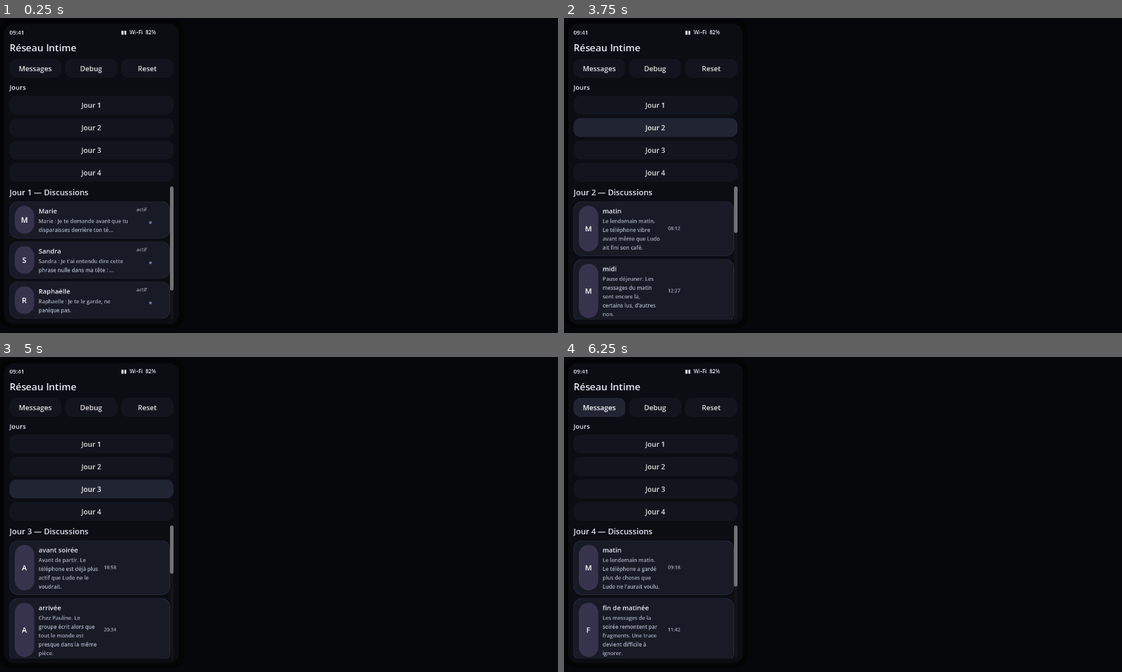
Above: before the commit, frames 1-4 (two rows, left to right).
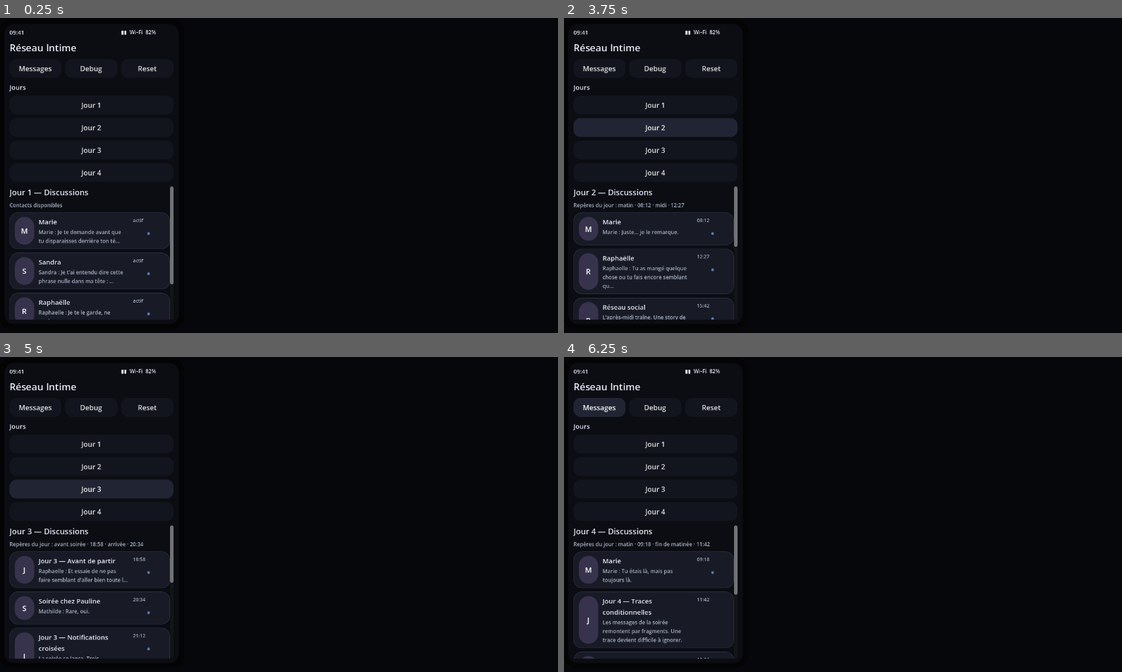
Above: after the commit, the same moments.

Repository: ludowww/reseau-intime
Game: Godot game, scene res://scenes/Main.tscn
Same seed, same stepped clock (60 frames per second), same inputs: the game is played once before the commit and once after it.
Inputs:
- Up to frame 1 (0.25 s): no input
- Up to frame 2 (3.75 s): click "Messages" at 0.5 s; click "Debug" at 1.25 s; click "Debug ✓" at 2 s; click "Jour 1" at 2.75 s; click "Jour 2" at 3.5 s
- Up to frame 3 (5 s): click "Jour 3" at 4.25 s
- Up to frame 4 (6.25 s): click "Jour 4" at 5 s; click "Messages" at 5.75 s

The runs differ from the first frame. In frame 1, 2.3% of the frame differs, in the area x 1-32%, y 58-96%; in frame 2, 2.0%; in frame 3, 2.1%; in frame 4, 2.1%.

Commit message:
Keep phone conversations contact-first with pending badges

Diff:
--- a/game/scripts/ui/PhonePrototype.gd
+++ b/game/scripts/ui/PhonePrototype.gd
@@ -6,7 +6,9 @@
 const PHONE_PANEL_COLOR := Color(0.075, 0.082, 0.12)
 const CARD_COLOR := Color(0.095, 0.105, 0.15)
 const CARD_HOVER_COLOR := Color(0.13, 0.145, 0.20)
+const PENDING_CARD_COLOR := Color(0.12, 0.13, 0.19)
 const ACCENT_COLOR := Color(0.35, 0.48, 0.70)
+const PENDING_COLOR := Color(0.54, 0.72, 0.95)
 const MUTED_TEXT_COLOR := Color(0.66, 0.69, 0.76)
 
 var day_list: VBoxContainer
@@ -15,7 +17,10 @@
 var conversation_view: VBoxContainer
 var debug_panel: VBoxContainer
 var debug_scroll: ScrollContainer
+var notification_banner: PanelContainer
+var notification_label: Label
 var current_day_value = null
+var pending_conversation_ids: Dictionary = {}
 
 func _ready() -> void:
 	if DataLoader.chapter_indexes.is_empty():
@@ -85,6 +90,7 @@
 
 	_add_status_bar(screen_column)
 	_add_home_navigation(screen_column)
+	_add_notification_banner(screen_column)
 
 	day_list = VBoxContainer.new()
 	day_list.custom_minimum_size = Vector2(160, 0)
@@ -130,7 +136,20 @@
 	var debug_button := _add_button(nav, "Debug")
 	debug_button.pressed.connect(func(): _toggle_debug(debug_button))
 	var reset_button := _add_button(nav, "Reset")
-	reset_button.pressed.connect(func(): GameState.reset_state(); debug_panel.refresh())
+	reset_button.pressed.connect(func(): GameState.reset_state(); pending_conversation_ids.clear(); _hide_notification(); _render_conversations(current_day_value); debug_panel.refresh())
+
+func _add_notification_banner(parent: Node) -> void:
+	notification_banner = PanelContainer.new()
+	notification_banner.visible = false
+	notification_banner.size_flags_horizontal = Control.SIZE_EXPAND_FILL
+	notification_banner.add_theme_stylebox_override("panel", _panel_style(Color(0.10, 0.14, 0.20), 16))
+	parent.add_child(notification_banner)
+	notification_label = Label.new()
+	notification_label.text = ""
+	notification_label.autowrap_mode = TextServer.AUTOWRAP_WORD_SMART
+	notification_label.add_theme_font_size_override("font_size", 12)
+	notification_label.add_theme_color_override("font_color", Color(0.86, 0.91, 1.0))
+	notification_banner.add_child(notification_label)
 
 func _render_days() -> void:
 	_clear(day_list)
@@ -151,47 +170,81 @@
 		_render_conversations(current_day_value)
 
 func _render_conversations(day_value) -> void:
+	if day_value == null:
+		return
 	current_day_value = day_value
 	_clear(conversation_list)
 	_add_label(conversation_list, "%s — Discussions" % _format_day_label(day_value), 18)
-	var moments := DataLoader.get_moments_for_day(day_value)
-	if moments.is_empty():
-		_render_conversation_buttons(day_value, DataLoader.get_conversations_for_day(day_value))
-		return
-	for moment in moments:
-		_add_moment_card(day_value, moment)
-
-func _render_moment_conversations(day_value, moment: Dictionary) -> void:
-	_clear(conversation_list)
-	_add_label(conversation_list, "%s\n%s" % [moment.get("moment_label", "moment"), moment.get("time_label", "")], 18)
-	if moment.has("transition_text"):
-		_add_muted_label(conversation_list, str(moment["transition_text"]), 12)
-	_render_conversation_buttons(day_value, DataLoader.get_conversations_for_moment(day_value, moment))
+	_add_day_moment_hint(day_value)
+	_render_conversation_buttons(day_value, _collect_contact_conversations_for_day(day_value))
 
 func _render_conversation_buttons(day_value, conversations: Array) -> void:
 	for conversation in conversations:
 		_add_conversation_card(day_value, conversation)
 
-func _add_moment_card(day_value, moment: Dictionary) -> void:
-	var card := _make_card()
-	conversation_cards.add_child(card)
-	var row := HBoxContainer.new()
-	row.add_theme_constant_override("separation", 10)
-	card.add_child(row)
-	_add_avatar(row, str(moment.get("moment_label", "M")).substr(0, 1).to_upper())
-	var text_box := VBoxContainer.new()
-	text_box.size_flags_horizontal = Control.SIZE_EXPAND_FILL
-	row.add_child(text_box)
-	_add_label(text_box, str(moment.get("moment_label", "Moment")), 15)
-	_add_muted_label(text_box, str(moment.get("transition_text", moment.get("time_label", ""))), 12)
-	_add_muted_label(row, str(moment.get("time_label", "")), 11)
-	card.gui_input.connect(func(event):
-		if event is InputEventMouseButton and event.pressed and event.button_index == MOUSE_BUTTON_LEFT:
-			_render_moment_conversations(day_value, moment)
-	)
+func _add_day_moment_hint(day_value) -> void:
+	var hints: Array[String] = []
+	for item in _moment_metadata_by_conversation_id(day_value).values():
+		if typeof(item) != TYPE_DICTIONARY:
+			continue
+		for label in item.get("labels", []):
+			if str(label) != "" and not hints.has(str(label)):
+				hints.append(str(label))
+		for time in item.get("times", []):
+			if str(time) != "" and not hints.has(str(time)):
+				hints.append(str(time))
+	if hints.is_empty():
+		_add_muted_label(conversation_list, "Contacts disponibles", 12)
+	else:
+		_add_muted_label(conversation_list, "Repères du jour : %s" % " · ".join(hints.slice(0, 4)), 12)
+
+func _collect_contact_conversations_for_day(day_value) -> Array:
+	var metadata := _moment_metadata_by_conversation_id(day_value)
+	var by_id: Dictionary = {}
+	for conversation in DataLoader.get_conversations_for_day(day_value):
+		if typeof(conversation) != TYPE_DICTIONARY:
+			continue
+		var conversation_id := _conversation_id(conversation)
+		var entry: Dictionary = conversation.duplicate(true)
+		if metadata.has(conversation_id):
+			entry["_moment_metadata"] = metadata[conversation_id]
+		by_id[conversation_id] = entry
+	for moment in DataLoader.get_moments_for_day(day_value):
+		for conversation in DataLoader.get_conversations_for_moment(day_value, moment):
+			if typeof(conversation) != TYPE_DICTIONARY:
+				continue
+			var conversation_id := _conversation_id(conversation)
+			if not by_id.has(conversation_id):
+				var entry: Dictionary = conversation.duplicate(true)
+				if metadata.has(conversation_id):
+					entry["_moment_metadata"] = metadata[conversation_id]
+				by_id[conversation_id] = entry
+	var contacts: Array = []
+	for entry in by_id.values():
+		contacts.append(entry)
+	return contacts
+
+func _moment_metadata_by_conversation_id(day_value) -> Dictionary:
+	var metadata: Dictionary = {}
+	for item in DataLoader.get_conversations_for_day(day_value):
+		if typeof(item) == TYPE_DICTIONARY:
+			var base_id := _conversation_id(item)
+			if not metadata.has(base_id):
+				metadata[base_id] = {"labels": [], "times": [], "transitions": []}
+	for moment in DataLoader.get_moments_for_day(day_value):
+		for conversation_id in moment.get("conversation_ids", []):
+			var key := str(conversation_id)
+			if not metadata.has(key):
+				metadata[key] = {"labels": [], "times": [], "transitions": []}
+			var bucket: Dictionary = metadata[key]
+			_add_unique(bucket["labels"], str(moment.get("moment_label", "")))
+			_add_unique(bucket["times"], str(moment.get("time_label", "")))
+			_add_unique(bucket["transitions"], str(moment.get("transition_text", "")))
+	return metadata
 
 func _add_conversation_card(day_value, conversation: Dictionary) -> void:
-	var card := _make_card()
+	var is_pending := _is_conversation_pending(conversation)
+	var card := _make_card(is_pending)
 	conversation_cards.add_child(card)
 	var row := HBoxContainer.new()
 	row.add_theme_constant_override("separation", 10)
@@ -207,7 +260,7 @@
 	_add_muted_label(text_box, _conversation_subtitle(conversation), 12)
 
 	var status_box := VBoxContainer.new()
-	status_box.custom_minimum_size = Vector2(64, 0)
+	status_box.custom_minimum_size = Vector2(72, 0)
 	row.add_child(status_box)
 	_add_muted_label(status_box, _conversation_status_text(conversation), 11)
 	if _conversation_has_activity_badge(conversation):
@@ -216,19 +269,21 @@
 		badge.text = "•"
 		badge.horizontal_alignment = HORIZONTAL_ALIGNMENT_CENTER
 		badge.add_theme_font_size_override("font_size", 24)
-		badge.add_theme_color_override("font_color", ACCENT_COLOR)
+		badge.add_theme_color_override("font_color", PENDING_COLOR if is_pending else ACCENT_COLOR)
 		status_box.add_child(badge)
+		if is_pending:
+			_add_muted_label(status_box, "nouveau", 10)
 
 	card.gui_input.connect(func(event):
 		if event is InputEventMouseButton and event.pressed and event.button_index == MOUSE_BUTTON_LEFT:
 			_open_conversation(day_value, conversation)
 	)
 
-func _make_card() -> PanelContainer:
+func _make_card(pending := false) -> PanelContainer:
 	var card := PanelContainer.new()
 	card.mouse_filter = Control.MOUSE_FILTER_STOP
 	card.size_flags_horizontal = Control.SIZE_EXPAND_FILL
-	card.add_theme_stylebox_override("panel", _card_style(CARD_COLOR))
+	card.add_theme_stylebox_override("panel", _card_style(PENDING_CARD_COLOR if pending else CARD_COLOR, pending))
 	return card
 
 func _add_avatar(parent: Node, text: String) -> void:
@@ -245,11 +300,47 @@
 	avatar.add_child(label)
 
 func _open_conversation(day_value, conversation: Dictionary) -> void:
-	var conversation_id := str(conversation.get("_parent_conversation_id", conversation.get("id", "")))
+	var conversation_id := _conversation_id(conversation)
+	_clear_pending_for_conversation(conversation_id)
+	_mark_other_conversations_pending(day_value, conversation_id)
 	var segment_id := str(conversation.get("_current_segment_id", conversation.get("id", "")))
 	GameState.set_context(day_value, conversation_id, segment_id)
 	conversation_view.show_conversation(conversation)
+	_render_conversations(day_value)
 	debug_panel.refresh()
+
+func _mark_other_conversations_pending(day_value, opened_conversation_id: String) -> void:
+	var announced := false
+	for conversation in _collect_contact_conversations_for_day(day_value):
+		var conversation_id := _conversation_id(conversation)
+		if conversation_id == opened_conversation_id:
+			continue
+		if _collect_messages(conversation).is_empty():
+			continue
+		if not bool(pending_conversation_ids.get(conversation_id, false)):
+			pending_conversation_ids[conversation_id] = true
+			if not announced:
+				_show_notification("Nouveau message — %s" % _conversation_name(conversation))
+				announced = true
+
+func _clear_pending_for_conversation(conversation_id: String) -> void:
+	if pending_conversation_ids.has(conversation_id):
+		pending_conversation_ids.erase(conversation_id)
+	if pending_conversation_ids.is_empty():
+		_hide_notification()
+
+func _show_notification(text: String) -> void:
+	if notification_banner == null or notification_label == null:
+		return
+	notification_label.text = text
+	notification_banner.visible = true
+
+func _hide_notification() -> void:
+	if notification_banner == null:
+		return
+	notification_banner.visible = false
+	if notification_label != null:
+		notification_label.text = ""
 
 func _on_segment_changed(day_value, conversation_id: String, segment_id: String) -> void:
 	GameState.set_context(day_value, conversation_id, segment_id)
@@ -269,6 +360,9 @@
 func _format_day_label(day_value) -> String:
 	return "Jour %d" % int(day_value)
 
+func _conversation_id(conversation: Dictionary) -> String:
+	return str(conversation.get("_parent_conversation_id", conversation.get("id", "")))
+
 func _conversation_name(conversation: Dictionary) -> String:
 	var thread = conversation.get("thread", {})
 	if typeof(thread) == TYPE_DICTIONARY and str(thread.get("display_name", "")) != "":
@@ -279,11 +373,24 @@
 	var last_text := _last_message_text(conversation)
 	if last_text != "":
 		return last_text
+	var metadata = conversation.get("_moment_metadata", {})
+	if typeof(metadata) == TYPE_DICTIONARY and not metadata.get("transitions", []).is_empty():
+		return str(metadata.get("transitions", [])[0])
 	if str(conversation.get("description", "")) != "":
 		return str(conversation.get("description"))
 	return "Conversation disponible"
 
 func _conversation_status_text(conversation: Dictionary) -> String:
+	if _is_conversation_pending(conversation):
+		return "En attente"
+	var metadata = conversation.get("_moment_metadata", {})
+	if typeof(metadata) == TYPE_DICTIONARY:
+		var times: Array = metadata.get("times", [])
+		if not times.is_empty():
+			return str(times.back())
+		var labels: Array = metadata.get("labels", [])
+		if not labels.is_empty():
+			return str(labels.back())
 	if str(conversation.get("time_label", "")) != "":
 		return str(conversation.get("time_label"))
 	if str(conversation.get("moment_label", "")) != "":
@@ -291,9 +398,14 @@
 	return "actif"
 
 func _conversation_has_activity_badge(conversation: Dictionary) -> bool:
+	if _is_conversation_pending(conversation):
+		return true
 	if bool(conversation.get("unread", false)) or bool(conversation.get("active", false)):
 		return true
 	return not _collect_choices(conversation).is_empty()
+
+func _is_conversation_pending(conversation: Dictionary) -> bool:
+	return bool(pending_conversation_ids.get(_conversation_id(conversation), false))
 
 func _last_message_text(conversation: Dictionary) -> String:
 	var messages := _collect_messages(conversation)
@@ -347,6 +459,12 @@
 		return "?"
 	return name.substr(0, 1).to_upper()
 
+func _add_unique(items: Array, value: String) -> void:
+	if value == "":
+		return
+	if not items.has(value):
+		items.append(value)
+
 func _add_label(parent: Node, text: String, size: int = 14) -> Label:
 	var label := Label.new()
 	label.text = text
@@ -374,13 +492,13 @@
 	parent.add_child(button)
 	return button
 
-func _card_style(color: Color) -> StyleBoxFlat:
+func _card_style(color: Color, pending := false) -> StyleBoxFlat:
 	var style := _panel_style(color, 18)
 	style.border_width_left = 1
 	style.border_width_top = 1
 	style.border_width_right = 1
 	style.border_width_bottom = 1
-	style.border_color = Color(0.18, 0.20, 0.28)
+	style.border_color = PENDING_COLOR if pending else Color(0.18, 0.20, 0.28)
 	return style
 
 func _panel_style(color: Color, radius: int) -> StyleBoxFlat:
Not shown, changed: tests/test_godot_prototype_static.py
